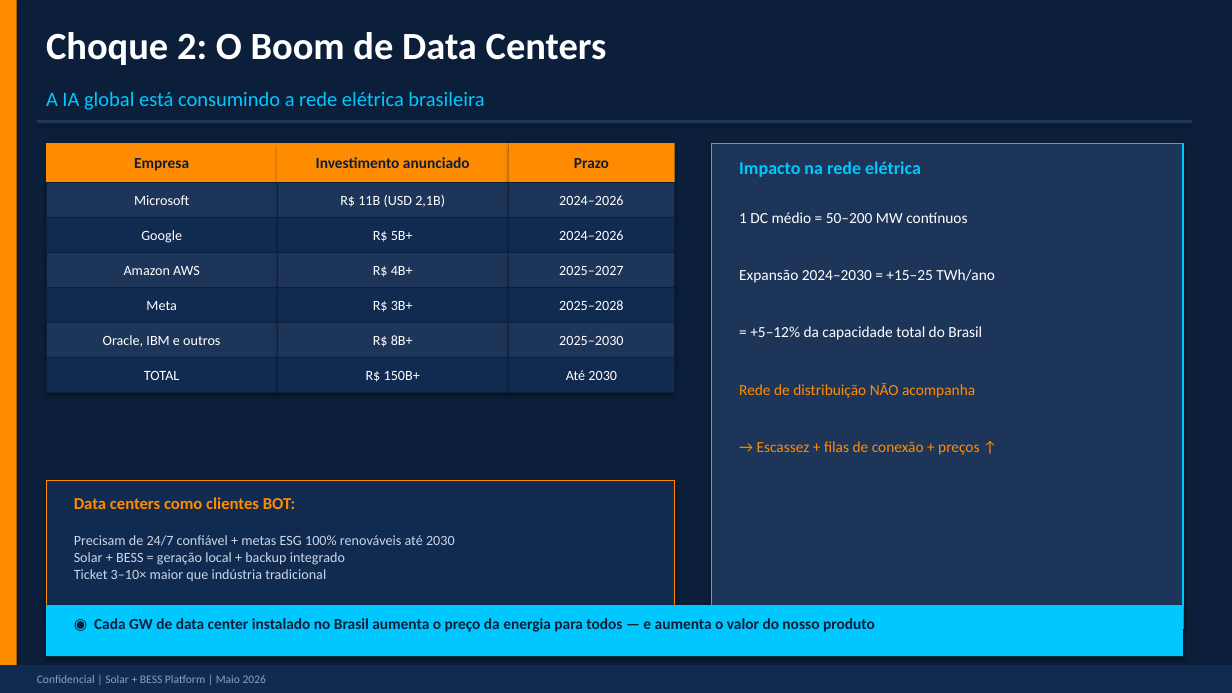
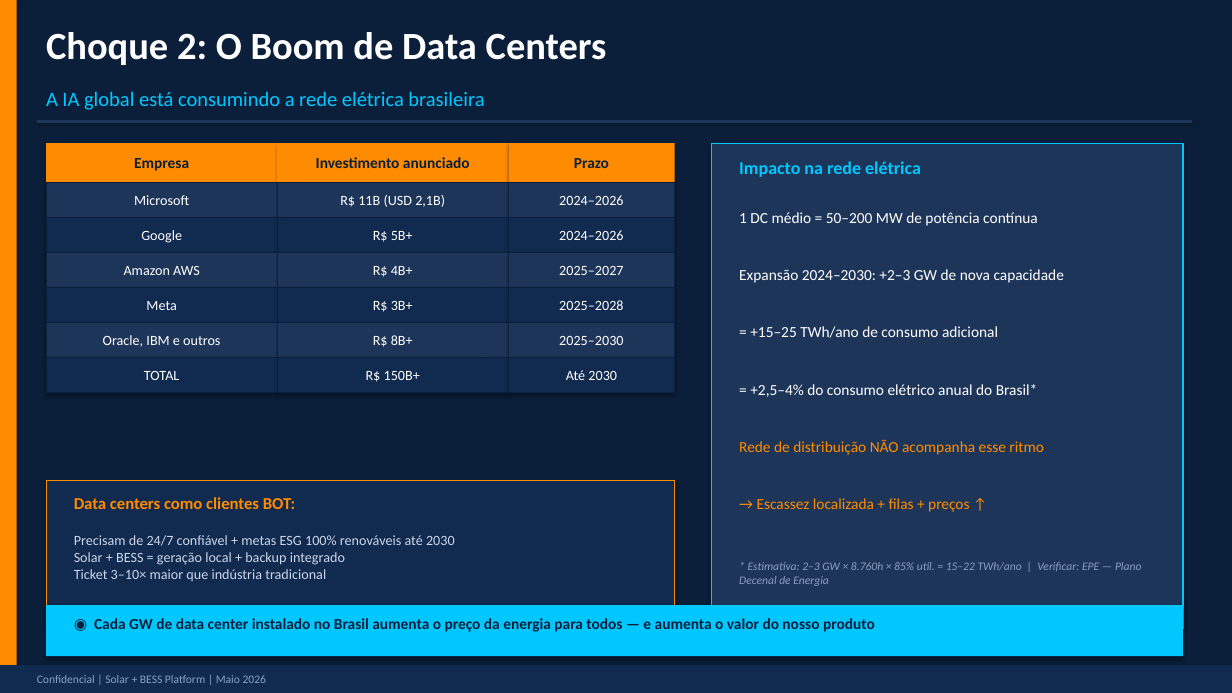
Before and after one commit to julianoper-creator/BessSimulator, a slide deck: slide 4 of docs/Solar_BESS_Platform_PitchDeck.pptx. Drawn at 1232x693 pixels with LibreOffice and Linux fonts; fonts in the diff are those of the drawing. Boxes give left, top, right and bottom in pixels: in the first picture for what was removed or moved away, otherwise in the second. Text is boxed around its words. In the diff, an @@ line names an element or a change of style, - is before the commit and + after.

```diff
--- a/docs/Solar_BESS_Platform_PitchDeck.pptx
+++ b/docs/Solar_BESS_Platform_PitchDeck.pptx
@@ text at [739,212,1038,226]: text changed @@
-1 DC médio = 50–200 MW contínuos
+1 DC médio = 50–200 MW de potência contínua
@@ text at [739,269,1064,283]: text changed @@
-Expansão 2024–2030 = +15–25 TWh/ano
+Expansão 2024–2030: +2–3 GW de nova capacidade
@@ text at [750,326,998,338]: text changed @@
-= +5–12% da capacidade total do Brasil
+= +15–25 TWh/ano de consumo adicional
@@ text at [750,384,1038,397]: text changed; text colour #FF8C00 to #FFFFFF @@
-Rede de distribuição NÃO acompanha
+= +2,5–4% do consumo elétrico anual do Brasil*
@@ text at [739,440,1043,455]: text changed @@
-→ Escassez + filas de conexão + preços ↑
+Rede de distribuição NÃO acompanha esse ritmo
@@ text added at [757,498,969,512], 12 pt, text #FF8C00 @@
+→ Escassez localizada + filas + preços ↑
@@ text added at [739,562,1141,586], 9 pt, text #8AA0C0, italic @@
+* Estimativa: 2–3 GW × 8.760h × 85% util. = 15–22 TWh/ano | Verificar: EPE — Plano Decenal de Energia
```
Also in this commit, not shown: 3 other slides changed.
